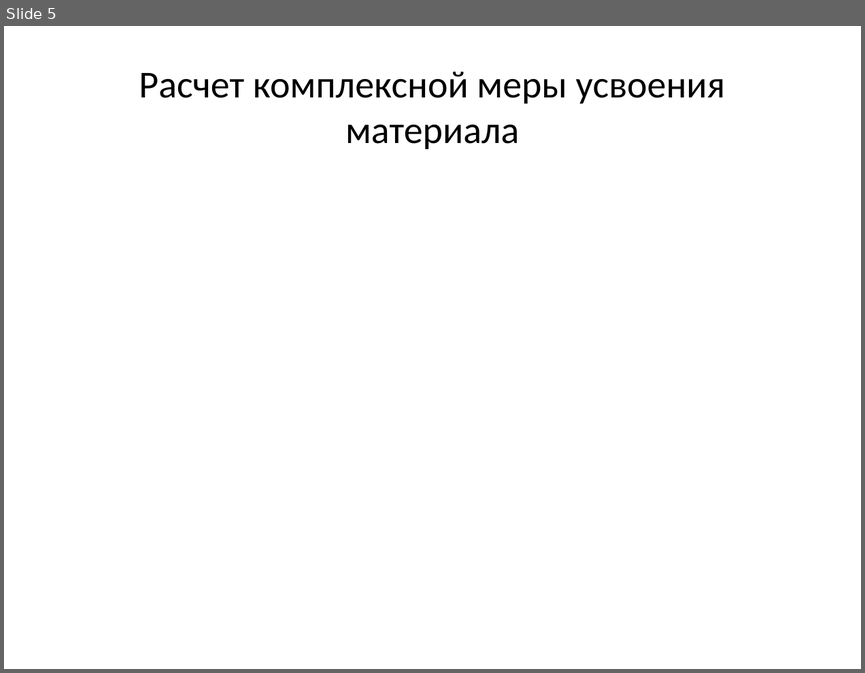
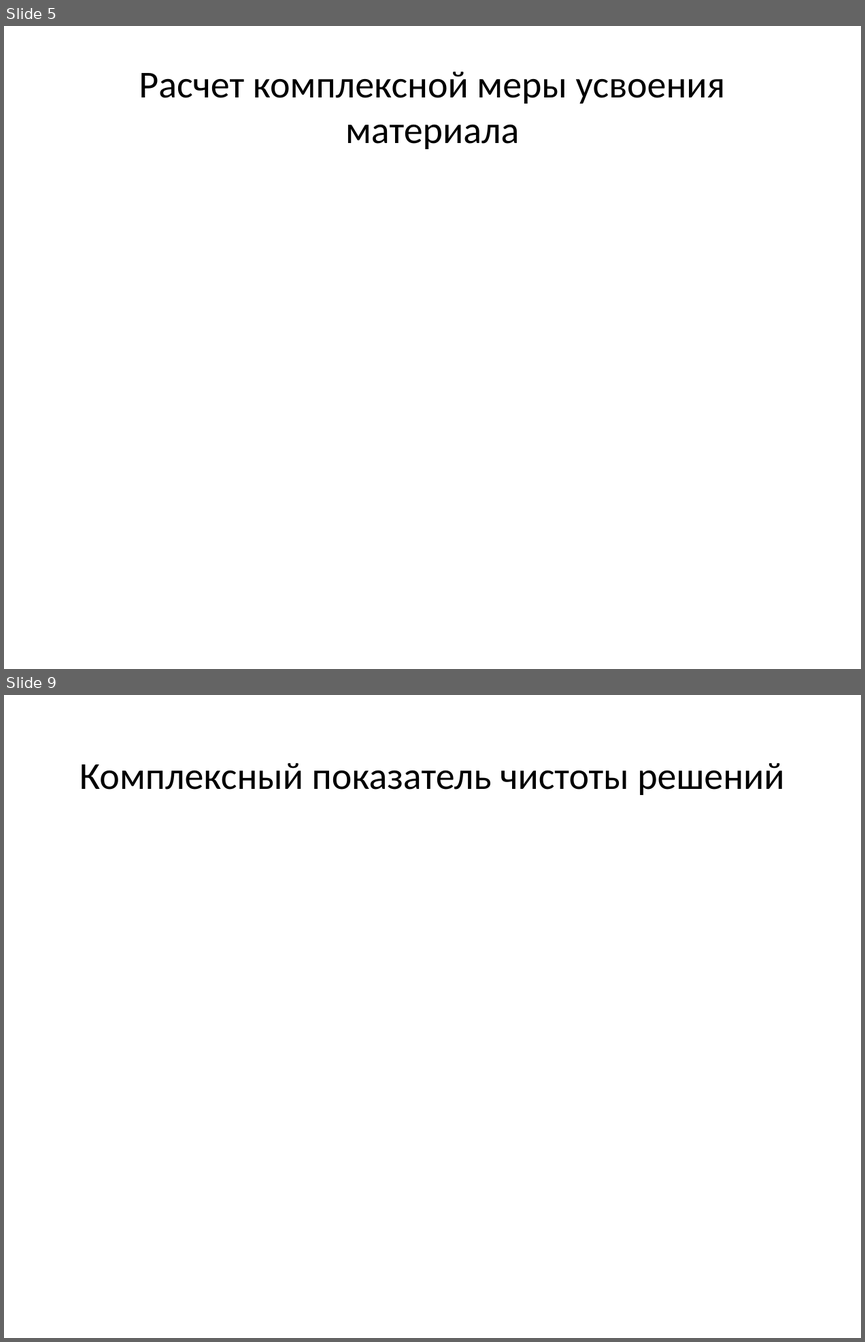
Before and after one commit to AlexDevyatov/Dissertation, a slide deck: Презентация.pptx. Shown one above the other, each under a label of ours: slide 5 before the commit, slides 5 and 9 after it; the slides between them are not shown. The pictures are 865x673 and 865x1342 pixels, drawn with LibreOffice and Linux fonts; fonts in the diff are those of the drawing; grey boxes stand for pictures. Boxes give left, top, right and bottom in pixels: in the first picture for what was removed or moved away, otherwise in the second. Text is boxed around its words. In the diff, an @@ line names an element or a change of style, - is before the commit and + after.

```diff
--- a/Презентация.pptx
+++ b/Презентация.pptx
@@ slide 9 added at <box>4,695,861,1338</box>, background #FFFFFF @@
@@ title added at <box>79,763,784,795</box>, 32 pt, text #000000 @@
+Комплексный показатель чистоты решений
```
Also in this commit, not shown: 3 other slides added.
